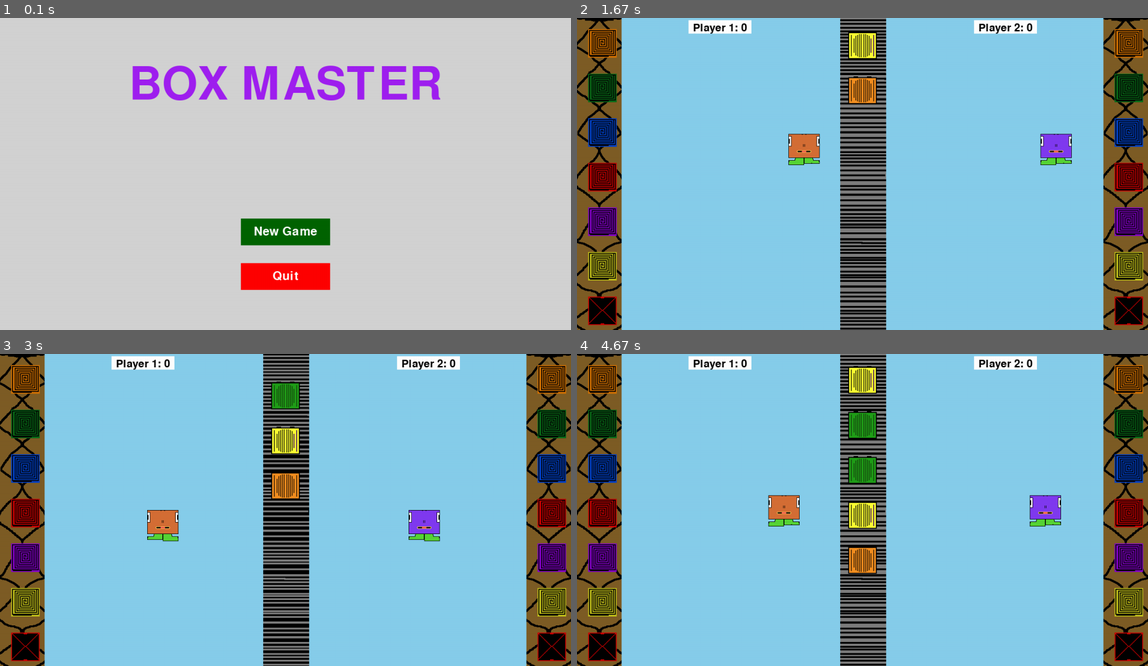
Above: before the commit, frames 1-4 (two rows, left to right).
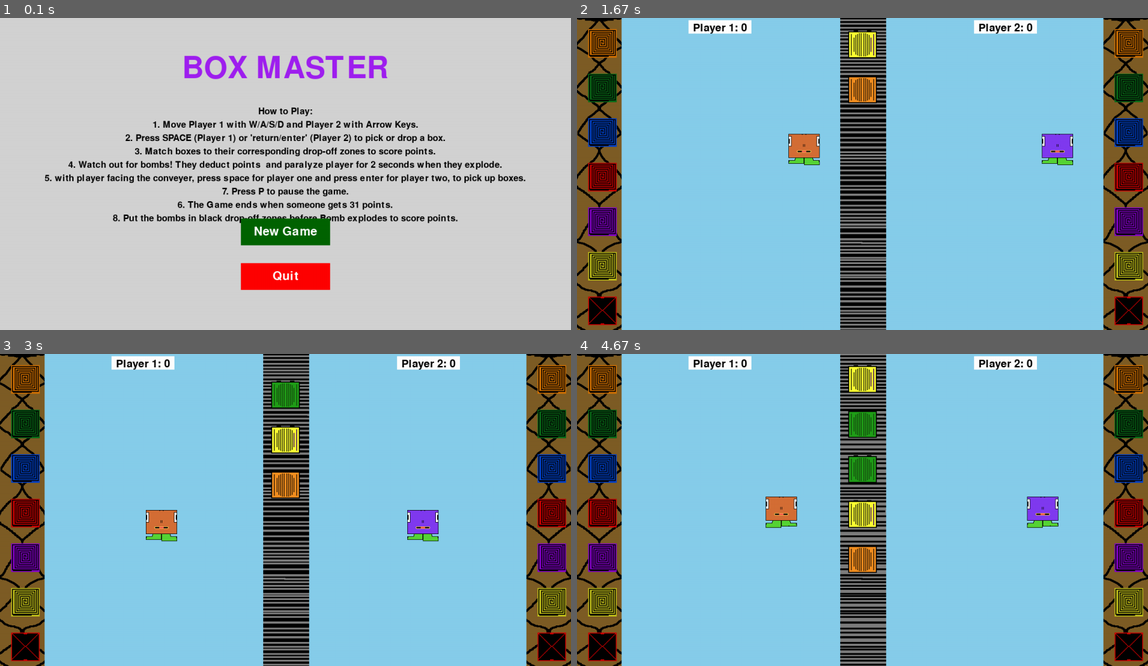
Above: after the commit, the same moments.

Repository: michlima/pygame-project
Game: pygame game, started from main.py
The game is run twice, just before and just after one commit, with the same random seed, the same clock (stepped at 60 frames per second) and the same inputs.
Inputs (mouse positions are in pixels of both pictures, inside the frame that each line leads up to):
- Up to frame 1 (0.1 s): no input
- Up to frame 2 (1.67 s): click "New Game" at 0.38 s; hold Right 0.67-1.13 s; move the mouse to (839, 186) at 0.7 s; hold Up 1.17-1.47 s; hold W 1.17-1.47 s; hold Right from 1.5 s (still down); hold D from 1.5 s (still down)
- Up to frame 3 (3 s): release Right at 1.97 s; release D at 1.97 s; hold Left 2-2.53 s; hold A 2-2.53 s; hold Down 2.57-2.87 s; hold S 2.57-2.87 s; hold Left from 2.9 s (still down); hold A from 2.9 s (still down)
- Up to frame 4 (4.67 s): release Left at 3.3 s; release A at 3.3 s; hold Up 3.33-3.7 s; hold W 3.33-3.7 s; hold Right 3.73-4.37 s; hold D 3.73-4.37 s; hold Down from 4.4 s (still down); hold S from 4.4 s (still down)

The runs differ from the first frame. In frame 1, 9.0% of the frame differs, in the area x 7-92%, y 11-66%; in frame 2, 7.1%; in frame 3, 0.5%; in frame 4, 1.0%.

Commit message:
with bugs

Diff:
--- a/main.py
+++ b/main.py
@@ -132,30 +132,57 @@
     screen.blit(tableImg,(0, 0))
     drawDropOffs(screen)
 
-def main_menu(screen):#to create a main menu
-    clock = pygame.time.Clock()#get framerate
-
-    while True: #main menu shows until player click to start or quit game
-        screen.fill("lightgray") #the background color of main menu
-
-        #to make a title
-        title_text = all_text(None, 150, "BOX MASTER", True, "purple")
-        screen.blit(title_text, ((screen.get_width() - title_text.get_width()) / 2, 100))
-
-        #to add start button
+def main_menu(screen):  # to create a main menu
+    clock = pygame.time.Clock()  # get framerate
+
+    while True:  # main menu shows until player clicks to start or quit game
+        screen.fill("lightgray")  # the background color of the main menu
+
+        # To make a smaller title
+        title_text = all_text(None, 100, "BOX MASTER", True, "purple")  # Reduced font size from 150 to 100
+        screen.blit(title_text, ((screen.get_width() - title_text.get_width()) / 2, 80))  # Move title up slightly
+
+        # Add "How to Play" instructions
+        instructions = [
+            "How to Play:",
+            "1. Move Player 1 with W/A/S/D and Player 2 with Arrow Keys.",
+            "2. Press SPACE (Player 1) or 'return/enter' (Player 2) to pick or drop a box.",
+            "3. Match boxes to their corresponding drop-off zones to score points.",
+            "4. Watch out for bombs! They deduct points  and paralyze player for 2 seconds when they explode.",
+            "5. with player facing the conveyer, press space for player one and press enter for player two, to pick up boxes.",
+            "7. Press P to pause the game.",
+            "6. The Game ends when someone gets 31 points.",
+            "8. Put the bombs in black drop-off zones before Bomb explodes to score points.",
+
+        ]
+        instruction_y = 200  # Move instructions up (from 250 to 200)
+        for line in instructions:
+            instruction_text = all_text(None, 30, line, True, "black")
+            screen.blit(instruction_text, ((screen.get_width() - instruction_text.get_width()) / 2, instruction_y))
+            instruction_y += 30  # Increase Y position for the next line of instructions
+
+        # Add start button
         start_button = pygame.Rect(screen.get_width() / 2 - 100, 450, 200, 60)
         start_button_clicked = all_buttons(screen, start_button, "New Game", None, 40, "darkgreen", "white")
 
-
+        # Add quit button
         quit_button = pygame.Rect(screen.get_width() / 2 - 100, 550, 200, 60)
         quit_button_clicked = all_buttons(screen, quit_button, "Quit", None, 40, "red", "white")
 
-
-        if start_button_clicked: #click to start the game
-             break #the main menu function breaks and the game starts
-
-        if quit_button_clicked: #click to quit the game
+        if start_button_clicked:  # click to start the game
+            break  # the main menu function breaks and the game starts
+
+        if quit_button_clicked:  # click to quit the game
             return True
+
+        pygame.display.flip()  # render display & buttons
+
+        clock.tick(60)  # limiting framerate to 60 in main menu
+
+        for event in pygame.event.get():  # make sure the game quits when the user closes the entire window
+            if event.type == pygame.QUIT:
+                return True
+
 
 
         pygame.display.flip() #render display & buttons
